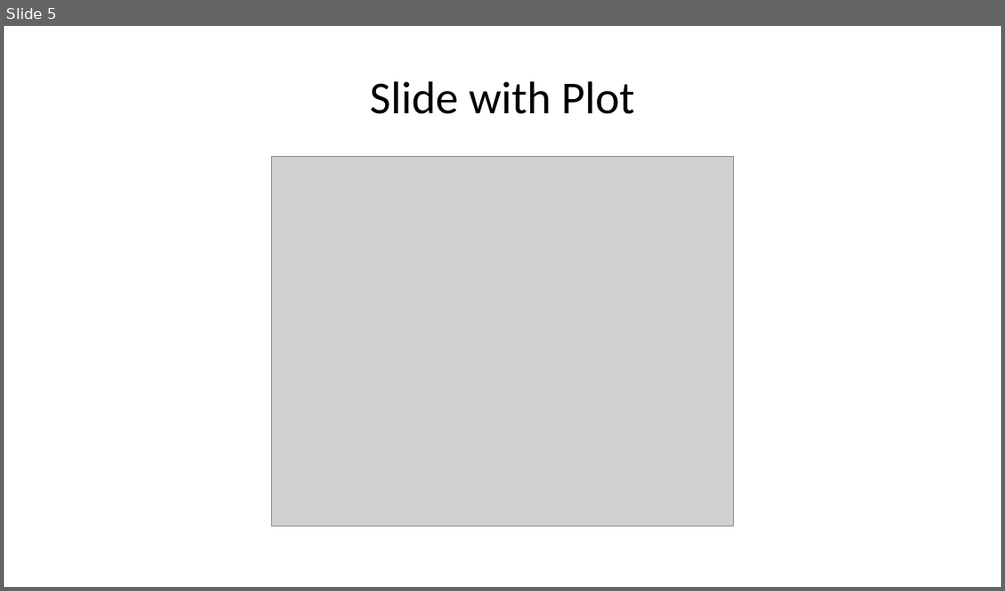
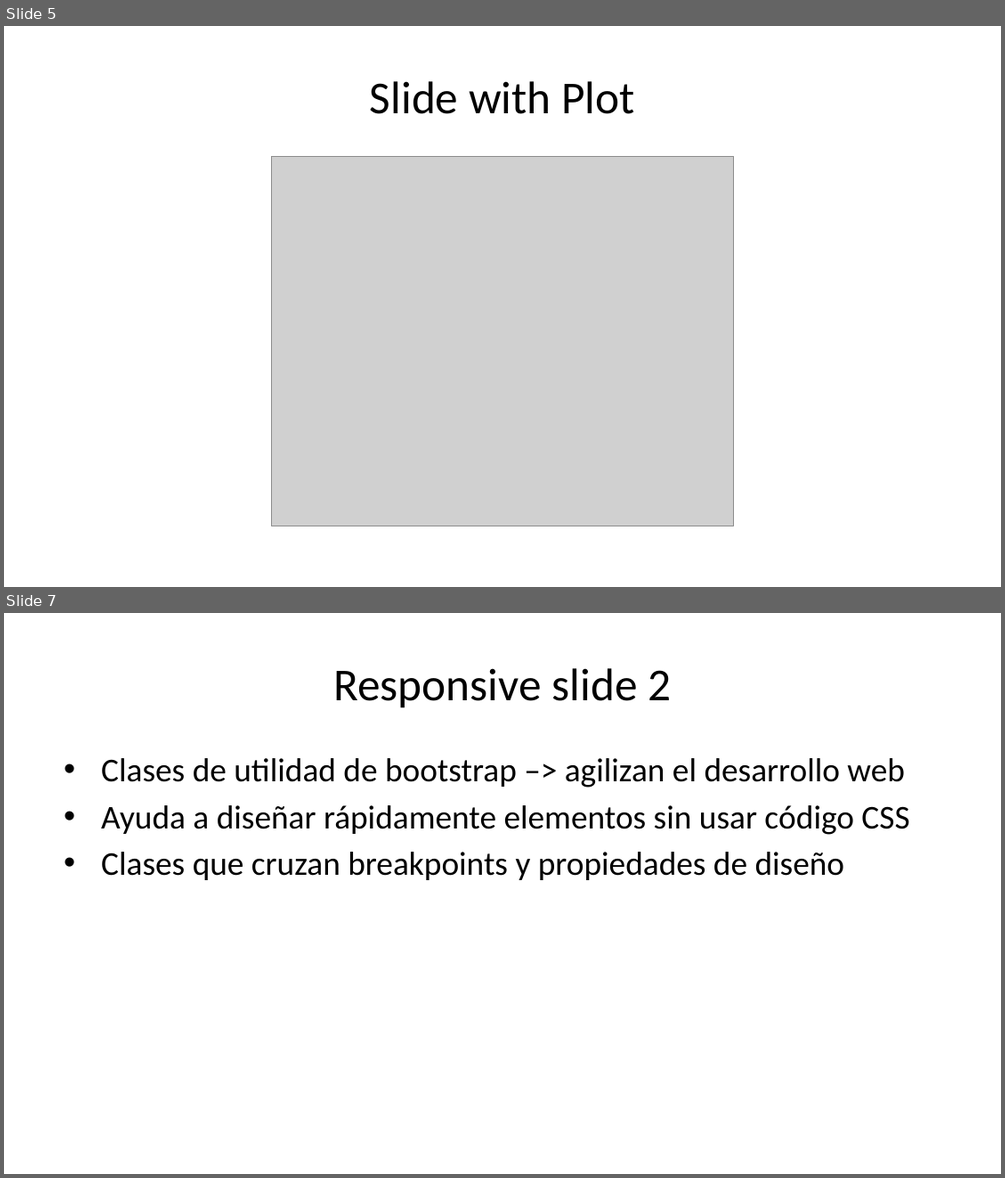
Before and after one commit to datacivica/ppt-huelladecuidados-LatinR, a slide deck: ppt-LatinR.pptx. Shown one above the other, each under a label of ours: slide 5 before the commit, slides 5 and 7 after it; the slides between them are not shown. The pictures are 1005x591 and 1005x1178 pixels, drawn with LibreOffice and Linux fonts; fonts in the diff are those of the drawing; grey boxes stand for pictures. Boxes give left, top, right and bottom in pixels: in the first picture for what was removed or moved away, otherwise in the second. Text is boxed around its words. In the diff, an @@ line names an element or a change of style, - is before the commit and + after.

Commit message:
responsive slides

```diff
--- a/ppt-LatinR.pptx
+++ b/ppt-LatinR.pptx
@@ slide 7 added at <box>4,613,1001,1174</box>, background #FFFFFF @@
@@ title added at <box>333,668,671,708</box>, 33 pt, text #000000 @@
+Responsive slide 2
@@ text added at <box>101,758,909,880</box>, 24 pt, text #000000 @@
+• Clases de utilidad de bootstrap –> agilizan el desarrollo web
+• Ayuda a diseñar rápidamente elementos sin usar código CSS
+• Clases que cruzan breakpoints y propiedades de diseño
```
Also in this commit, not shown: 1 slide changed, 5 other slides added, 2 other files.
